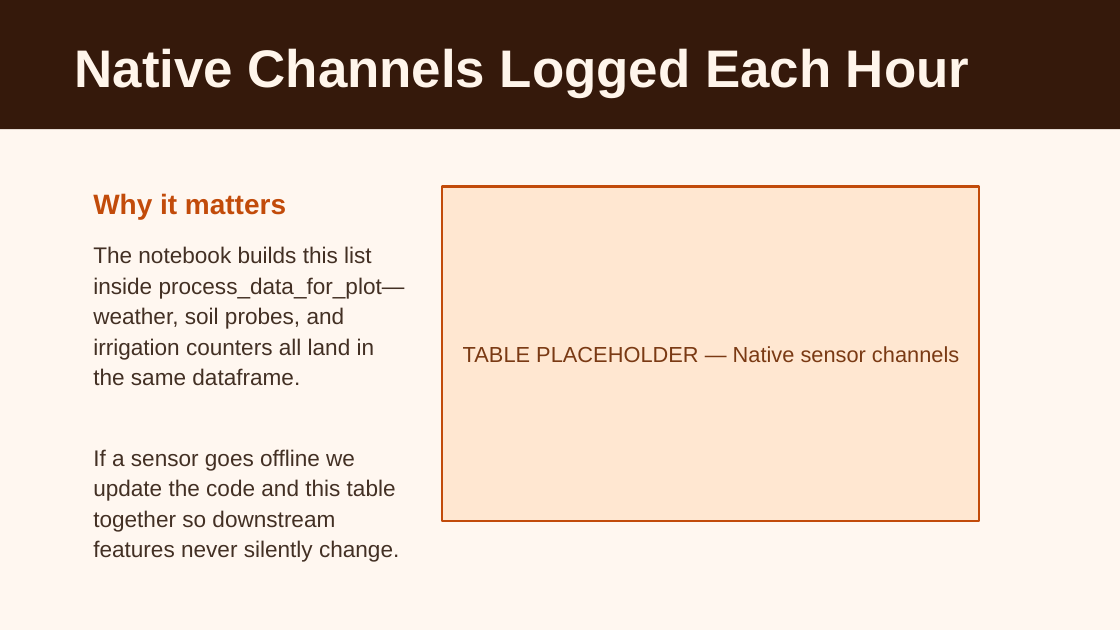
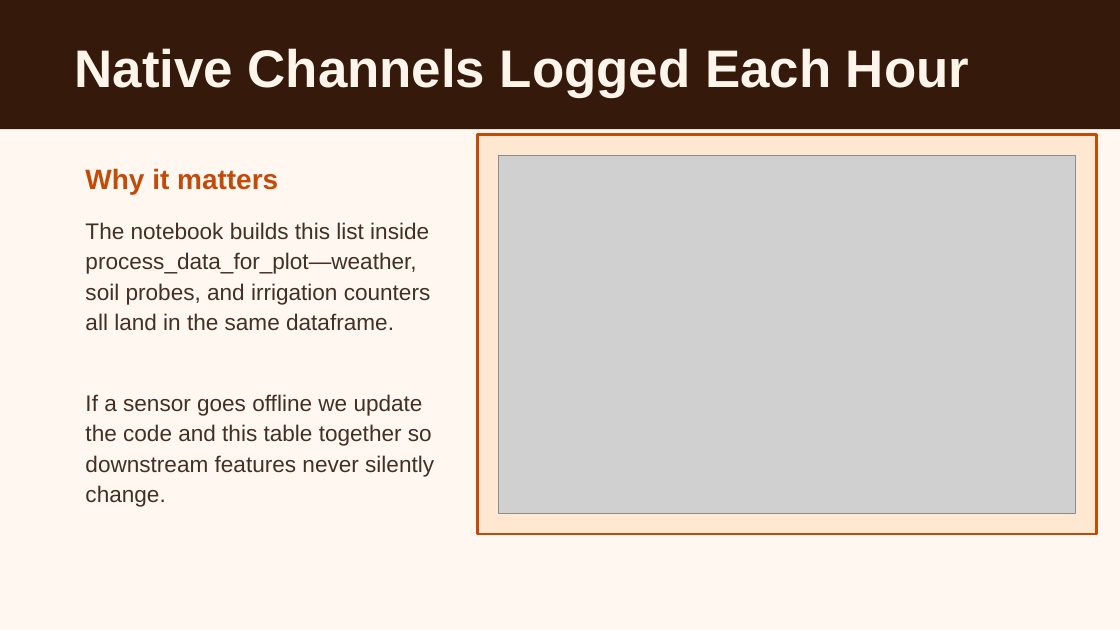
Before and after one commit to Bryan-Nsoh/slide-maker, a slide deck: slide 6 of workspace/presentations/eda-lstm-vwc-prediction.pptx. Drawn at 1120x630 pixels with LibreOffice and Linux fonts; fonts in the diff are those of the drawing; grey boxes stand for pictures. Boxes give left, top, right and bottom in pixels: in the first picture for what was removed or moved away, otherwise in the second. Text is boxed around its words. In the diff, an @@ line names an element or a change of style, - is before the commit and + after.

Commit message:
Replace tables with visuals and enlarge architecture diagram

```diff
--- a/workspace/presentations/eda-lstm-vwc-prediction.pptx
+++ b/workspace/presentations/eda-lstm-vwc-prediction.pptx
@@ rectangle: place and size @@
-rectangle at (441, 187, 979, 522)
+rectangle at (477, 134, 1096, 534)
@@ text "Why it matters": place and size @@
-text "Why it matters" at (93, 193, 286, 219)
+text "Why it matters" at (85, 168, 278, 195)
@@ picture added at (498, 156, 1075, 513) @@
@@ text "The notebook builds this list ..." rewrapped from (93, 246, 405, 386) to (85, 222, 431, 331) @@
@@ text removed at (463, 346, 959, 362) @@
-TABLE PLACEHOLDER — Native sensor channels
@@ text "If a sensor goes offline ..." rewrapped from (93, 449, 399, 562) to (85, 394, 434, 507) @@
```
Also in this commit, not shown: 2 other slides changed, 5 other files.
